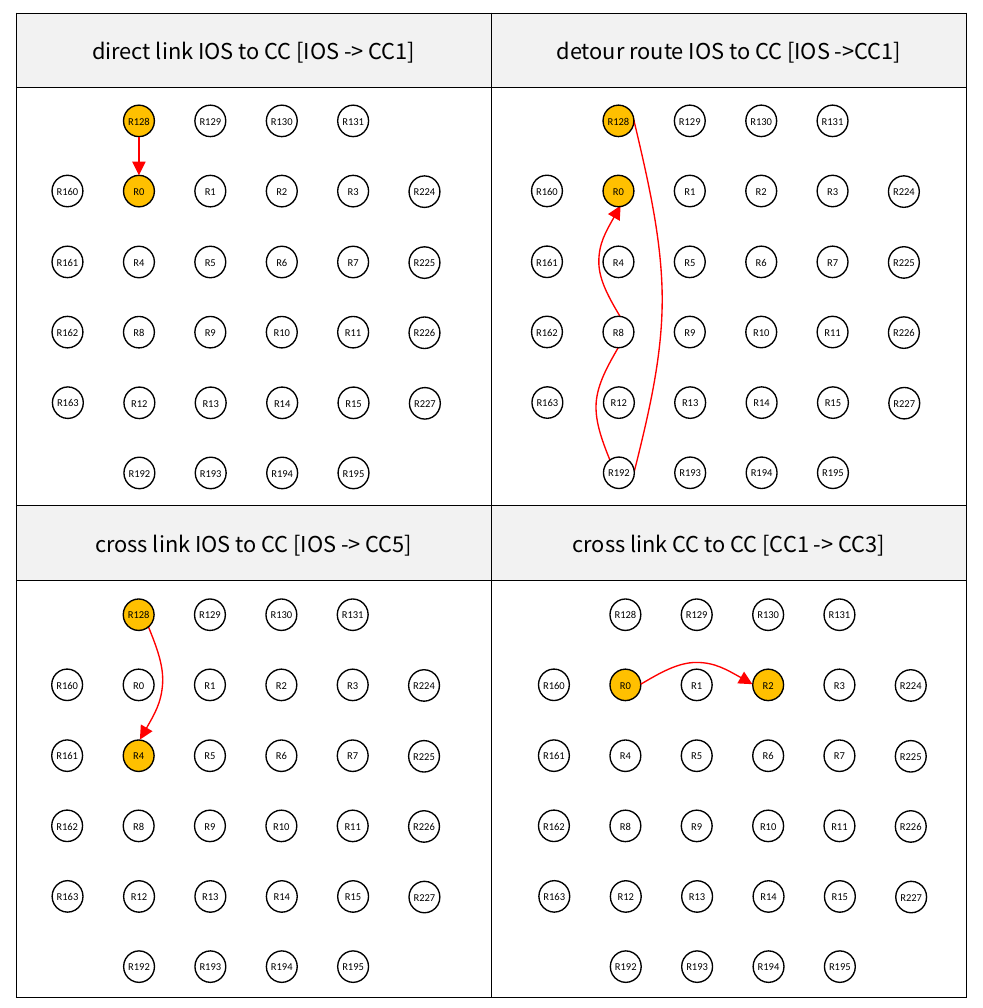
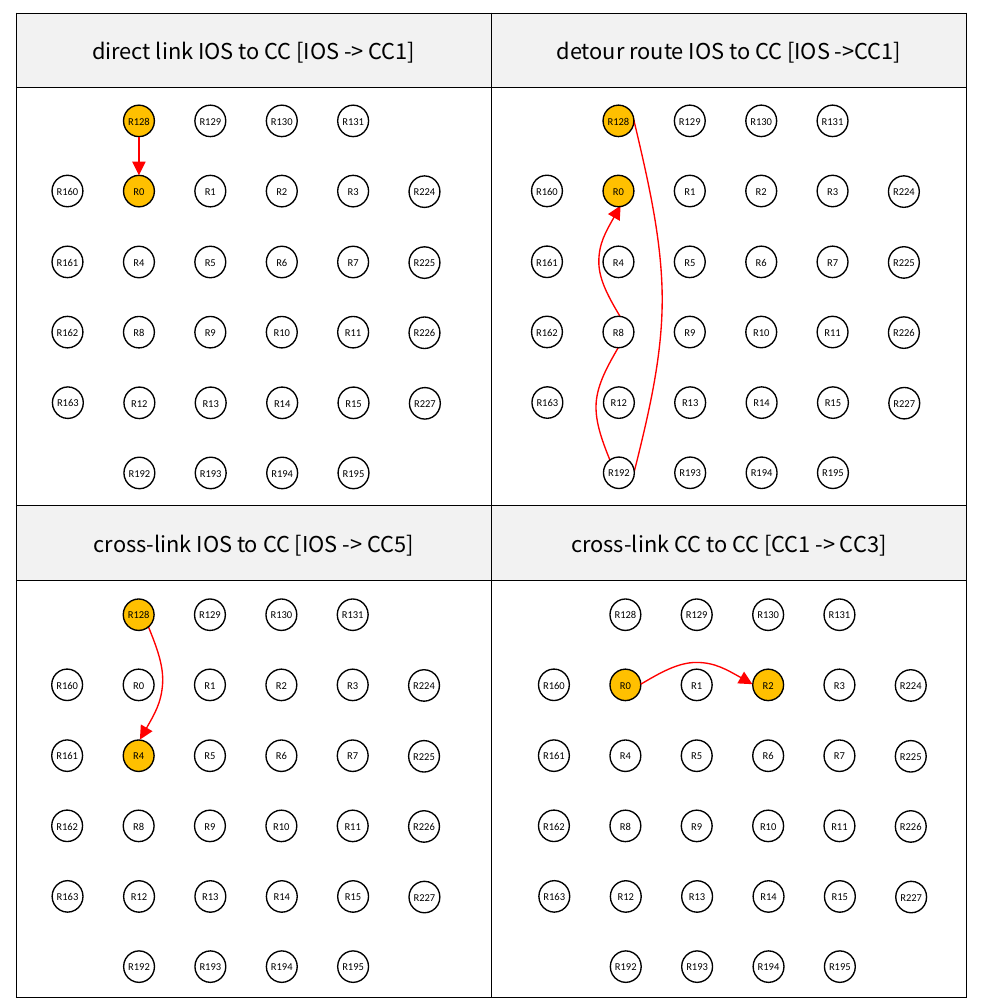
Before and after one commit to m-yuya/ICCD2017, a slide deck: slide 1 of figure/noc_routes.pptx. Drawn at 983x1008 pixels with LibreOffice and Linux fonts; fonts in the diff are those of the drawing. Boxes give left, top, right and bottom in pixels: in the first picture for what was removed or moved away, otherwise in the second. Text is boxed around its words. In the diff, an @@ line names an element or a change of style, - is before the commit and + after.

Commit message:
Modify a figure
- cross link -> cross-link

```diff
--- a/figure/noc_routes.pptx
+++ b/figure/noc_routes.pptx
@@ table at [17,13,966,998] @@
-row 3, column 1: cross link IOS to CC [IOS -> CC5]
+row 3, column 1: cross-link IOS to CC [IOS -> CC5]
-row 3, column 2: cross link CC to CC [CC1 -> CC3]
+row 3, column 2: cross-link CC to CC [CC1 -> CC3]
```
Also in this commit, not shown: 2 other files.
